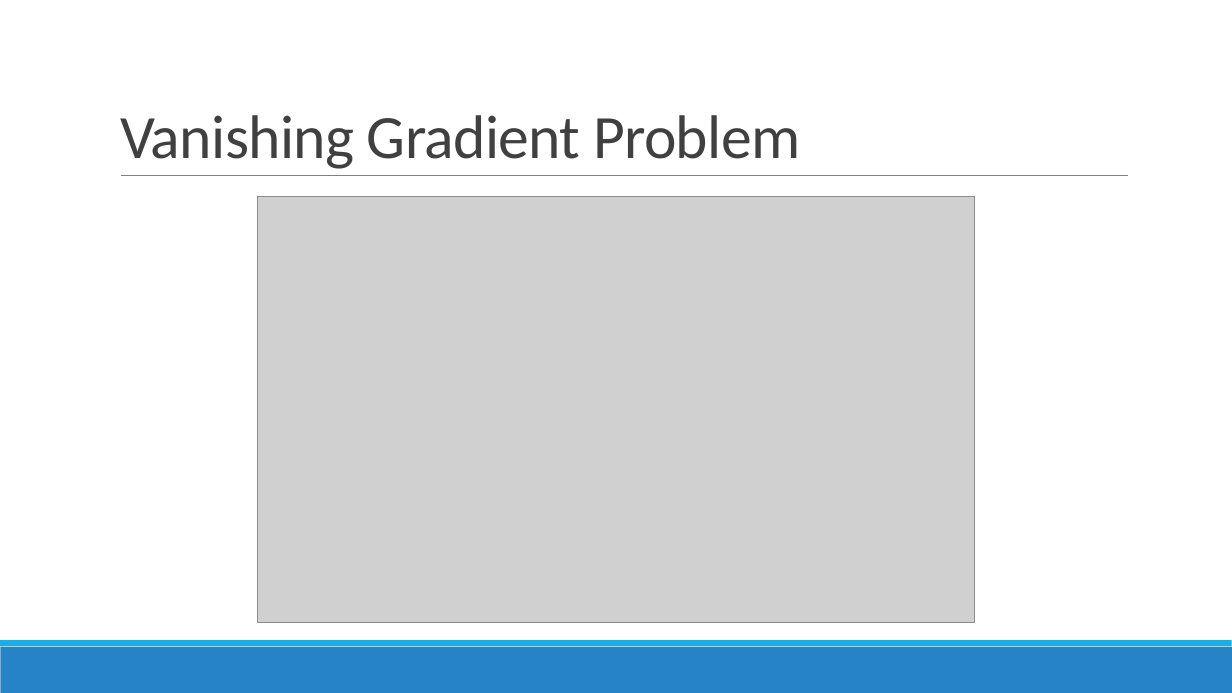
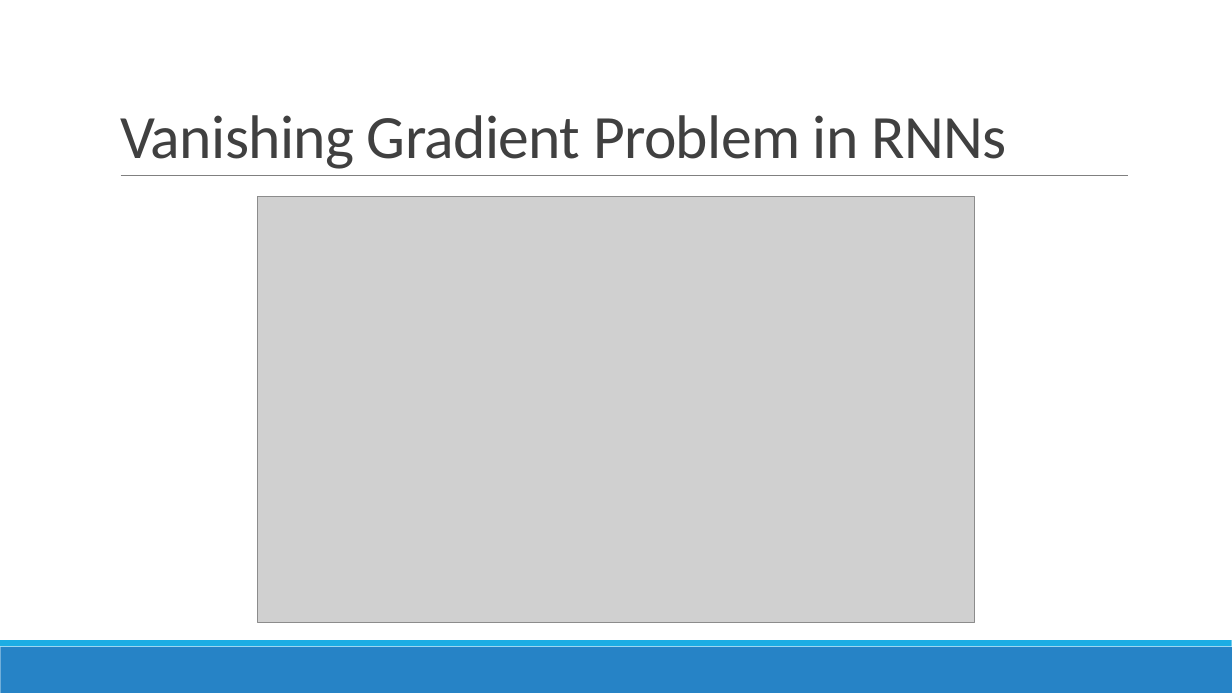
Before and after one commit to kshitijyelpale/LFD-Application-of-NN-in-LSTM, a slide deck: slide 4 of Documentation/LSTM Presentation.pptx (slide 2 before the commit). Drawn at 1232x693 pixels with LibreOffice and Linux fonts; fonts in the diff are those of the drawing; grey boxes stand for pictures. Boxes give left, top, right and bottom in pixels: in the first picture for what was removed or moved away, otherwise in the second. Text is boxed around its words. In the diff, an @@ line names an element or a change of style, - is before the commit and + after.

```diff
--- a/Documentation/LSTM Presentation.pptx
+++ b/Documentation/LSTM Presentation.pptx
@@ title at [120, 115, 1006, 169]: text changed @@
-Vanishing Gradient Problem
+Vanishing Gradient Problem in RNNs
```
Also in this commit, not shown: 3 other slides changed, 10 slides added, 1 slide removed.
